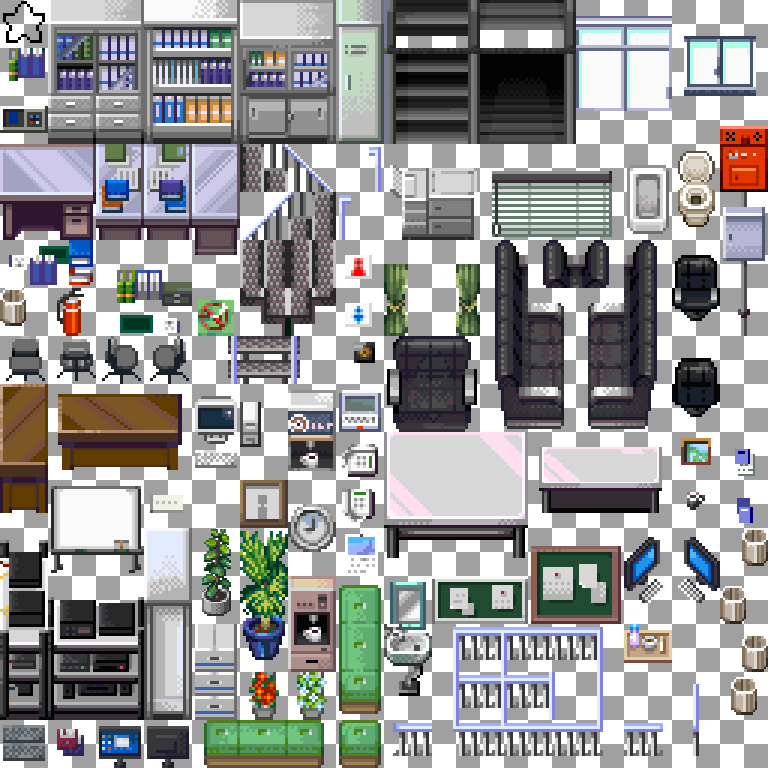
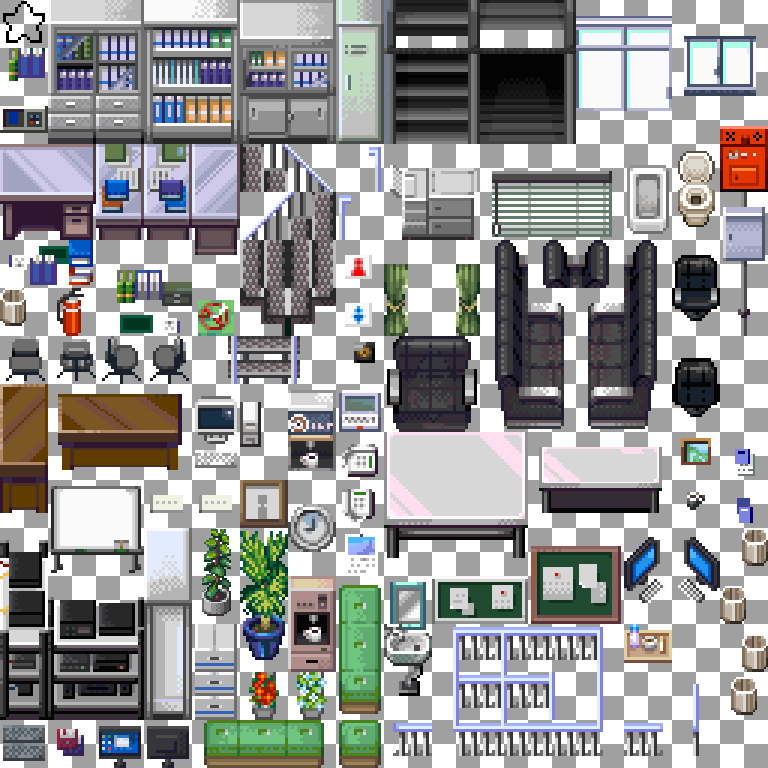
Comparing the layer stacks of the two 768×768 images. Changes:
added layer "Layer 2" above "TileD_Interior-Offices" over [199, 495, 232, 513]
